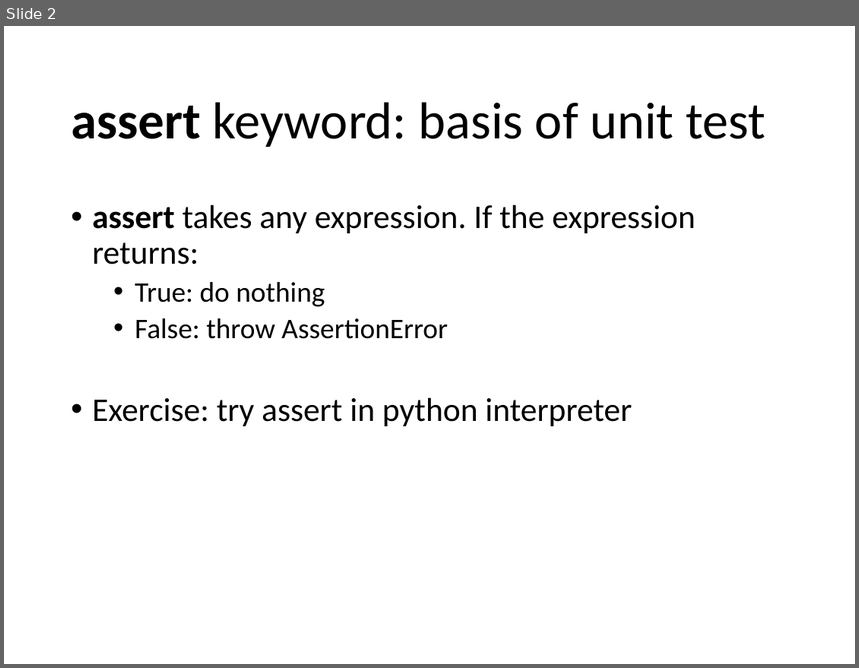
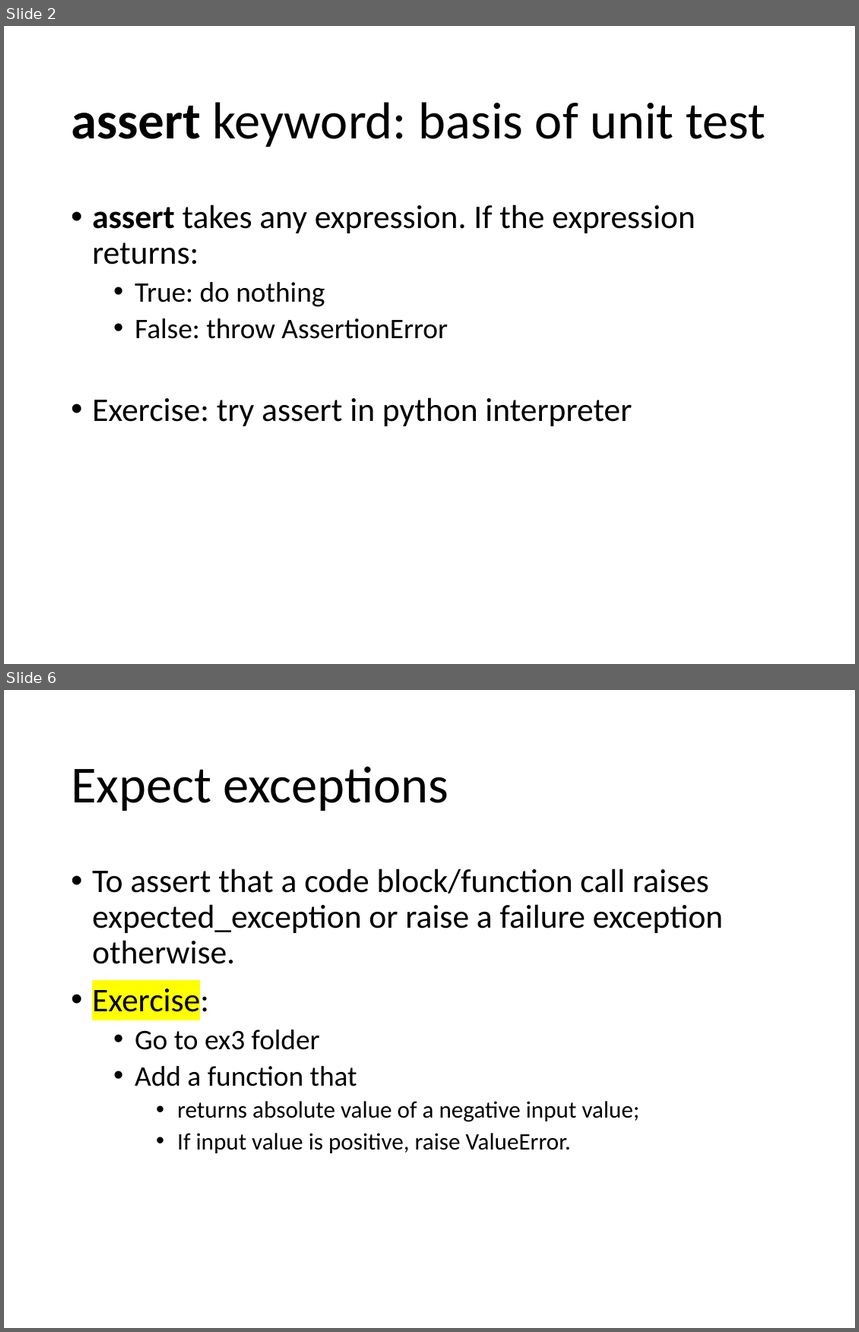
Before and after one commit to Chao-Jen/pytest_workshop, a slide deck: slides/Unit Test with Pytest.pptx. Shown one above the other, each under a label of ours: slide 2 before the commit, slides 2 and 6 after it; the slides between them are not shown. The pictures are 859x668 and 859x1332 pixels, drawn with LibreOffice and Linux fonts; fonts in the diff are those of the drawing. Boxes give left, top, right and bottom in pixels: in the first picture for what was removed or moved away, otherwise in the second. Text is boxed around its words. In the diff, an @@ line names an element or a change of style, - is before the commit and + after.

```diff
--- a/slides/Unit Test with Pytest.pptx
+++ b/slides/Unit Test with Pytest.pptx
@@ slide 6 added at [4, 690, 855, 1328], background #FFFFFF @@
@@ title added at [71, 766, 449, 811], 44 pt, text #000000 @@
+Expect exceptions
@@ text added at [92, 869, 724, 1154], 28 pt, text #000000 @@
+• To assert that a code block/function call raises expected_exception or raise a failure exception otherwise.
+• Exercise:
+  • Go to ex3 folder
+  • Add a function that
+    • returns absolute value of a negative input value;
+    • If input value is positive, raise ValueError.
```
Also in this commit, not shown: 2 slides changed, 2 other slides added.
